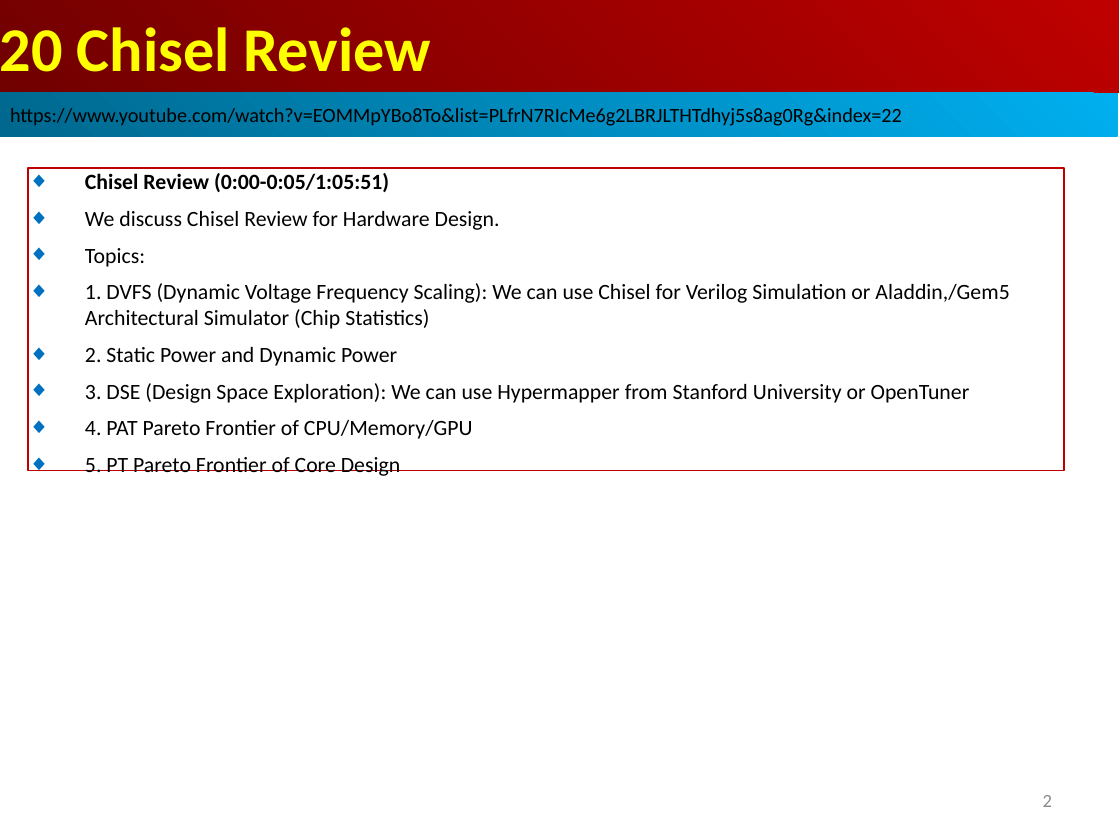
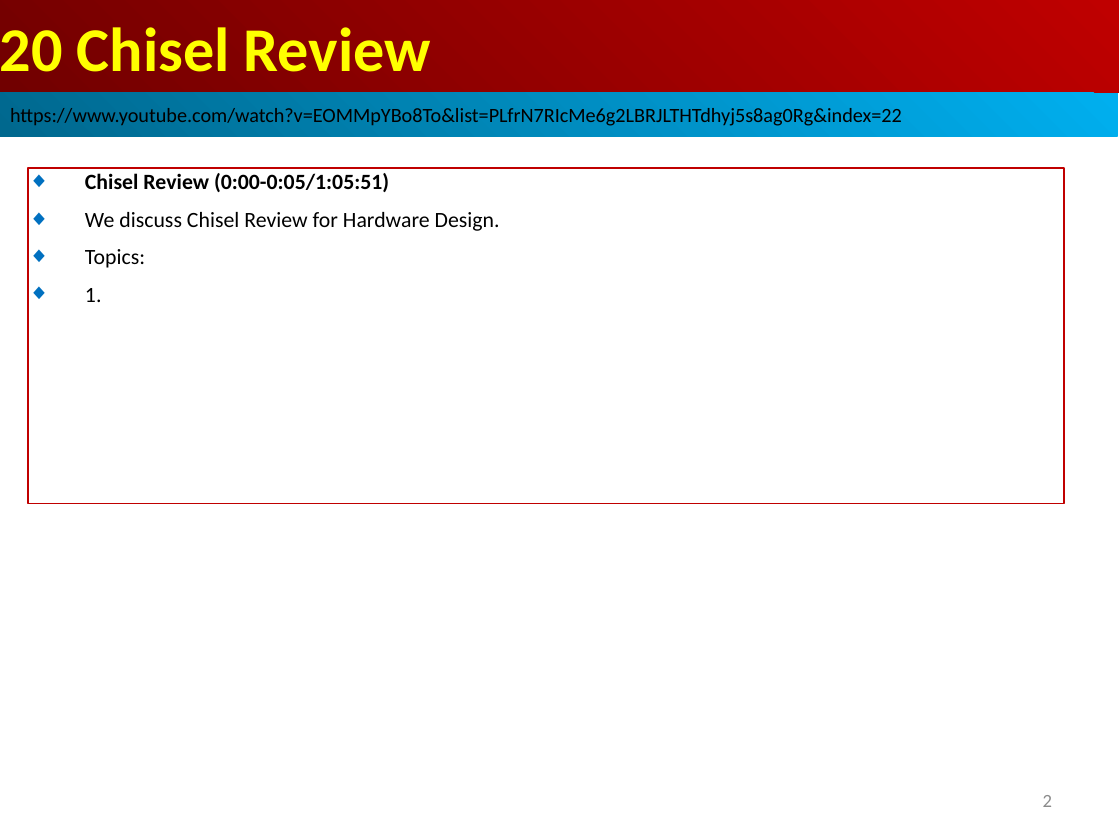
Before and after one commit to peterhchen/AIU_CS800_Chisel, a slide deck: slide 2 of 500_UCSC_HWD/020_Rev/000_Video/020.Rev.ppt. Drawn at 1120x840 pixels with LibreOffice and Linux fonts; fonts in the diff are those of the drawing. Boxes give left, top, right and bottom in pixels: in the first picture for what was removed or moved away, otherwise in the second. Text is boxed around its words. In the diff, an @@ line names an element or a change of style, - is before the commit and + after.

```diff
--- a/500_UCSC_HWD/020_Rev/000_Video/020.Rev.ppt
+++ b/500_UCSC_HWD/020_Rev/000_Video/020.Rev.ppt
@@ rectangle "Chisel Review (0:00-0:05/1:05:51)": place and size @@
-rectangle "Chisel Review (0:00-0:05/1:05:51)" at <box>28,168,1064,470</box>
+rectangle "Chisel Review (0:00-0:05/1:05:51)" at <box>28,168,1064,504</box>
@@ text in rectangle at <box>85,288,102,302</box>: text changed @@
-◆ 1. DVFS (Dynamic Voltage Frequency Scaling): We can use Chisel for Verilog Simulation or Aladdin,/Gem5 Architectural Simulator (Chip Statistics)
-◆ 2. Static Power and Dynamic Power
-◆ 3. DSE (Design Space Exploration): We can use Hypermapper from Stanford University or OpenTuner
-◆ 4. PAT Pareto Frontier of CPU/Memory/GPU
-◆ 5. PT Pareto Frontier of Core Design
+◆ 1.
```
Also in this commit, not shown: 4 other slides changed, 18 slides added.
